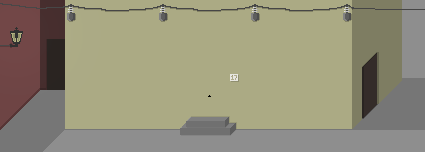
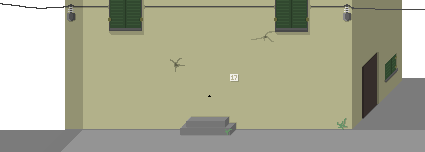
The second 425×152 image is a revision of the first. Changes to its layers:
hid "lupattelli_lights_layer" over (0, 0, 425, 152)
painted on "lupattelli_background" over (0, 0, 398, 152)
hid "lupattelli_panorama", painted on it over (0, 0, 425, 152)
